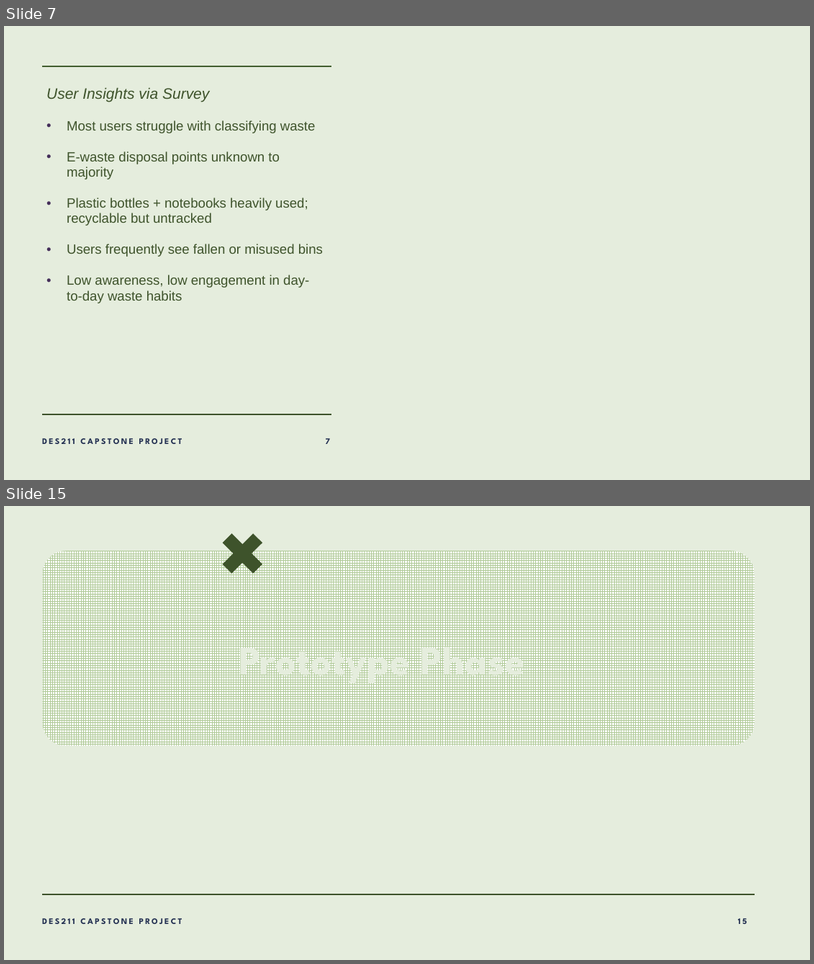
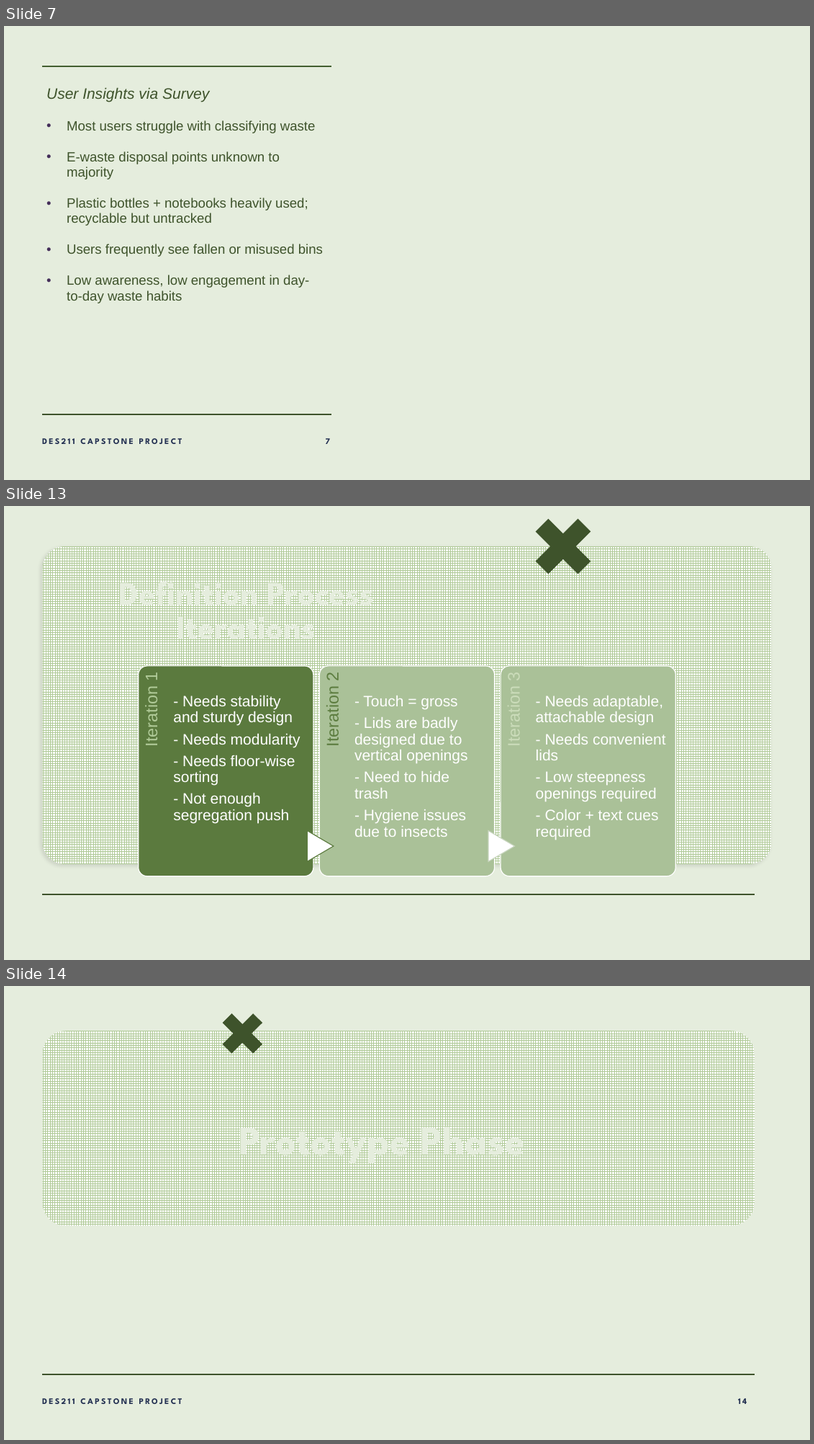
Before and after one commit to lalitm1004/DES211-CCD, a slide deck: presentation.pptx. Shown one above the other, each under a label of ours: slides 7 and 15 before the commit, slides 7, 13 and 14 after it; the slides between them are not shown. The pictures are 814x964 and 814x1444 pixels, drawn with LibreOffice and Linux fonts; fonts in the diff are those of the drawing; background and template pictures are left out. Boxes give left, top, right and bottom in pixels: in the first picture for what was removed or moved away, otherwise in the second. Text is boxed around its words. In the diff, an @@ line names an element or a change of style, - is before the commit and + after.

```diff
--- a/presentation.pptx
+++ b/presentation.pptx
@@ slide 13 added at [4, 506, 810, 960], background #E5EDDD; not listed: 1 template element that a slide beside it also shows @@
@@ plus added at [521, 506, 606, 589], fill #3E532A @@
@@ rounded rectangle added at [43, 546, 772, 864], fill pattern #B0CA98 on #FFFFFF @@
@@ title added at [119, 571, 375, 649], 39.6 pt, text #E5EDDD, bold @@
+Definition Process Iterations
@@ group added at [139, 666, 676, 875]: 6 texts, 3 rounded rectangles, 2 flow chart extracts @@
+Iteration 1
+- Needs stability and sturdy design
+- Needs modularity
+- Needs floor-wise sorting
+- Not enough segregation push
+Iteration 2
+- Touch = gross
+- Lids are badly designed due to vertical openings
+- Need to hide trash
+- Hygiene issues due to insects
+Iteration 3
+- Needs adaptable, attachable design
+- Needs convenient lids
+- Low steepness openings required
+- Color + text cues required
@@ what was slide 15 is now slide 14 @@
@@ page number at [738, 1398, 747, 1404]: text changed @@
-15
+14
```
Also in this commit, not shown: 6 slides changed, 2 slides removed.
